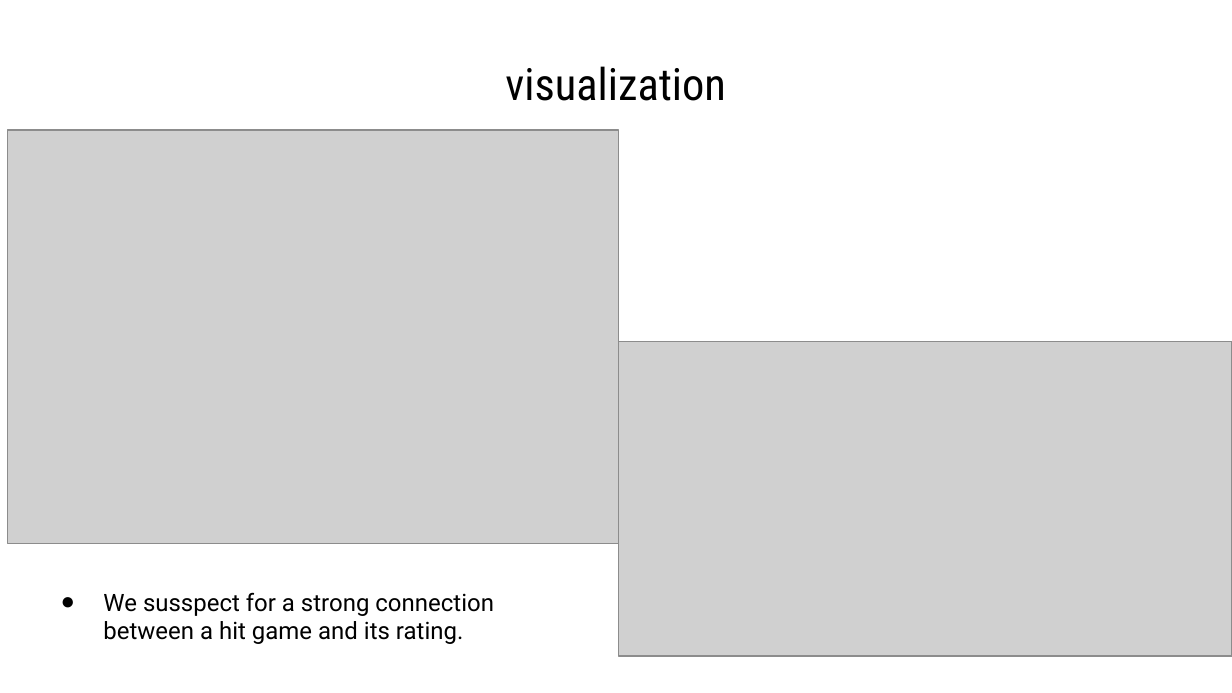
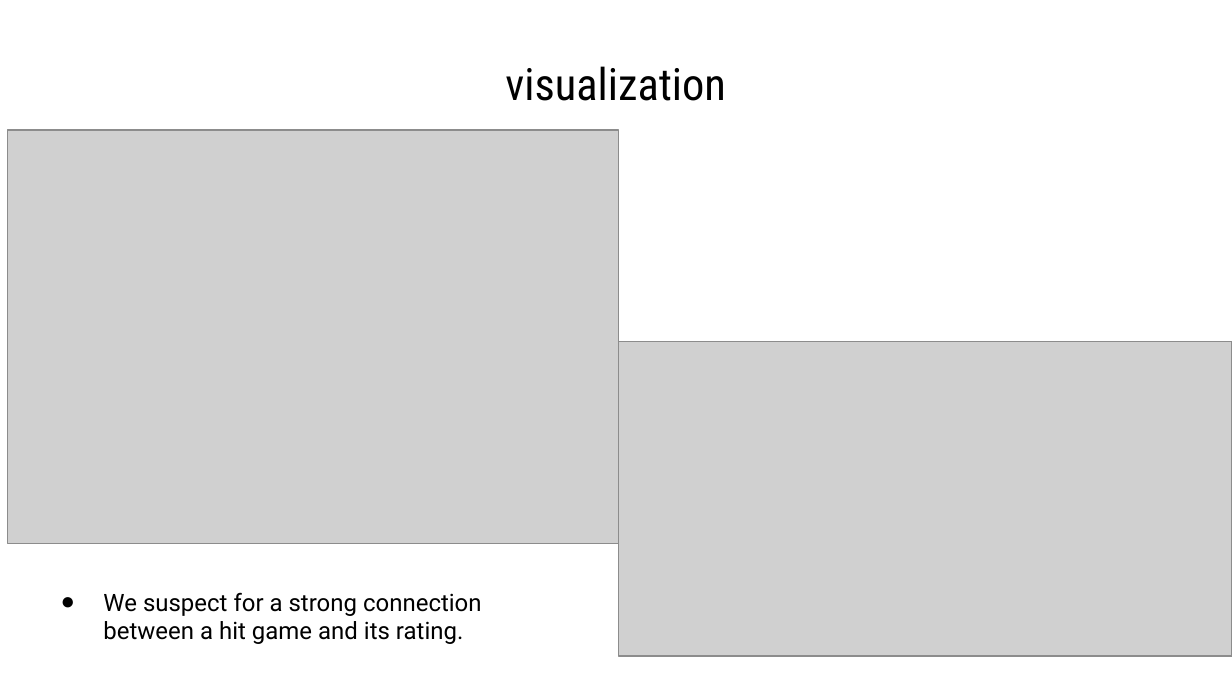
Before and after one commit to tomery1203/Data-science---end-of-semester-project, a slide deck: slide 18 of project presentation.pptx (slide 21 before the commit). Drawn at 1232x693 pixels with LibreOffice and Linux fonts; fonts in the diff are those of the drawing; grey boxes stand for pictures. Boxes give left, top, right and bottom in pixels: in the first picture for what was removed or moved away, otherwise in the second. Text is boxed around its words. In the diff, an @@ line names an element or a change of style, - is before the commit and + after.

```diff
--- a/project presentation.pptx
+++ b/project presentation.pptx
@@ text at [103, 592, 482, 644]: text changed @@
-● We susspect for a strong connection between a hit game and its rating.
+● We suspect for a strong connection between a hit game and its rating.
```
Also in this commit, not shown: 7 other slides changed, 2 slides removed.
